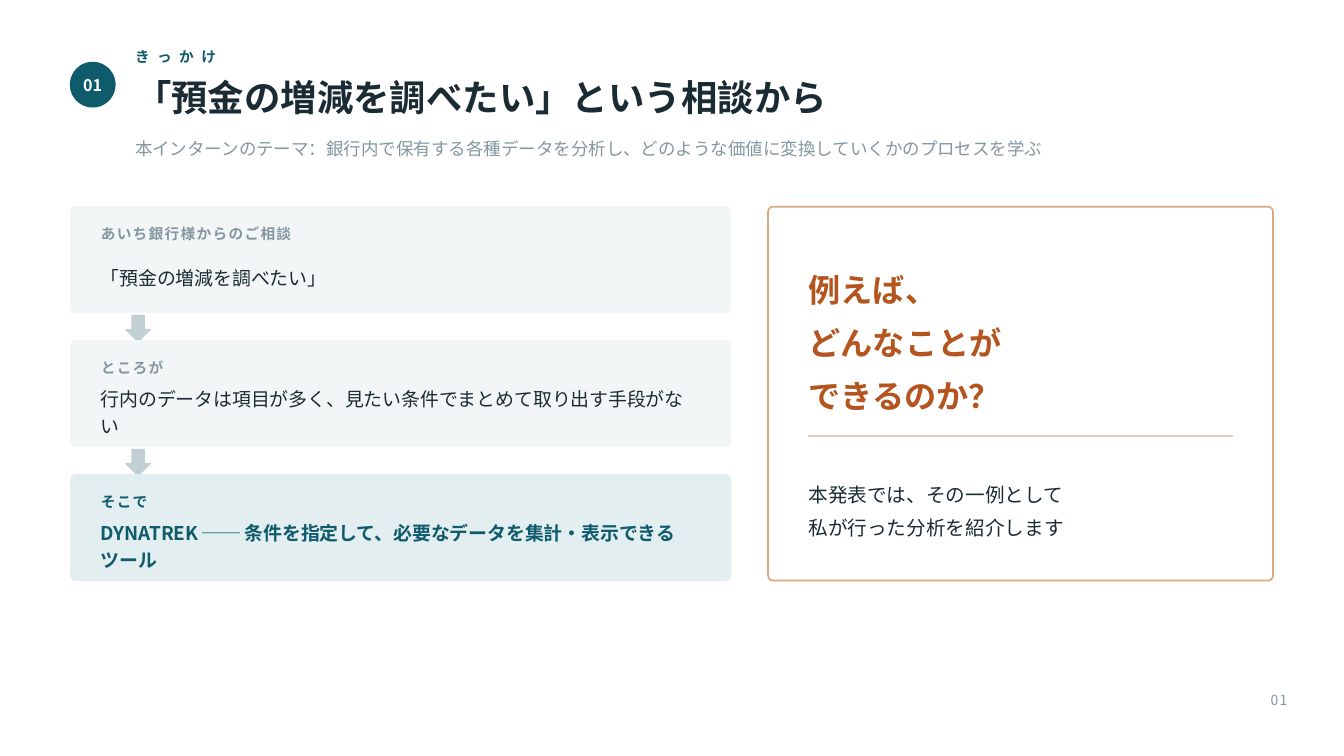
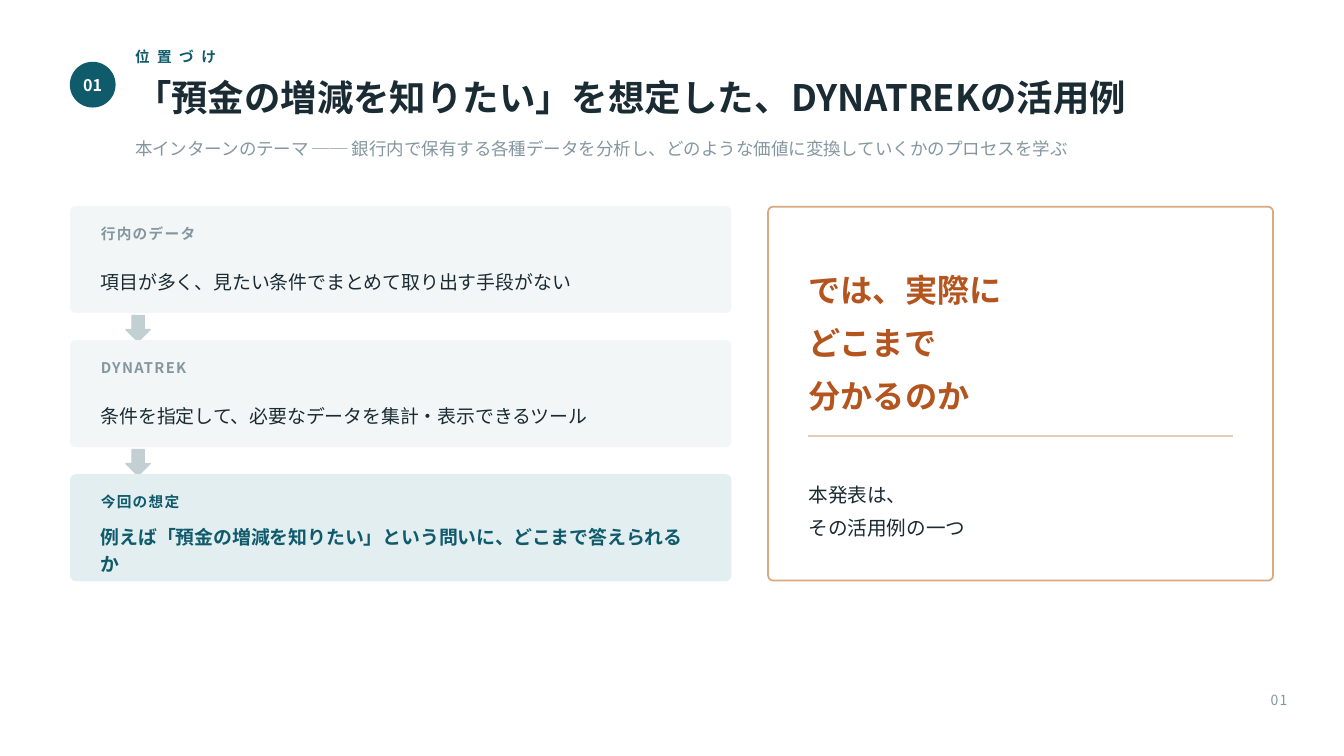
Before and after one commit to takumi66666/my-website, a slide deck: slide 1 of presentation/DYNATREK_成果発表.pptx. Drawn at 1344x756 pixels with LibreOffice and Linux fonts; fonts in the diff are those of the drawing. Boxes give left, top, right and bottom in pixels: in the first picture for what was removed or moved away, otherwise in the second. Text is boxed around its words. In the diff, an @@ line names an element or a change of style, - is before the commit and + after.

```diff
--- a/presentation/DYNATREK_成果発表.pptx
+++ b/presentation/DYNATREK_成果発表.pptx
@@ text at box(135, 48, 216, 67): text changed @@
-き っ か け
+位 置 づ け
@@ text at box(135, 80, 1126, 115): text changed @@
-「預金の増減を調べたい」という相談から
+「預金の増減を知りたい」を想定した、DYNATREKの活用例
@@ text at box(135, 140, 1068, 157): text changed @@
-本インターンのテーマ：銀行内で保有する各種データを分析し、どのような価値に変換していくかのプロセスを学ぶ
+本インターンのテーマ ── 銀行内で保有する各種データを分析し、どのような価値に変換していくかのプロセスを学ぶ
@@ text at box(101, 226, 196, 240): text changed @@
-あいち銀行様からのご相談
+行内のデータ
@@ text at box(101, 273, 571, 291): text changed @@
-「預金の増減を調べたい」
+項目が多く、見たい条件でまとめて取り出す手段がない
@@ text at box(808, 274, 1001, 411): text changed @@
-例えば、
-どんなことが
-できるのか？
+では、実際に
+どこまで
+分かるのか
@@ text at box(101, 362, 186, 373): text changed @@
-ところが
+DYNATREK
@@ text at box(101, 407, 588, 425): text changed; text colour #0F5A6B to #1A2B33; bold off @@
-DYNATREK ── 条件を指定して、必要なデータを集計・表示できるツール
+条件を指定して、必要なデータを集計・表示できるツール
@@ text removed at box(101, 390, 684, 433) @@
-行内のデータは項目が多く、見たい条件でまとめて取り出す手段がない
@@ text at box(101, 494, 180, 509): text changed @@
-そこで
+今回の想定
@@ text at box(808, 485, 965, 537): text changed @@
-本発表では、その一例として
-私が行った分析を紹介します
+本発表は、
+その活用例の一つ
@@ text added at box(101, 528, 683, 572), 13.5 pt, text #0F5A6B, bold @@
+例えば「預金の増減を知りたい」という問いに、どこまで答えられるか
```
Also in this commit, not shown: 7 other slides changed, 1 other file.
